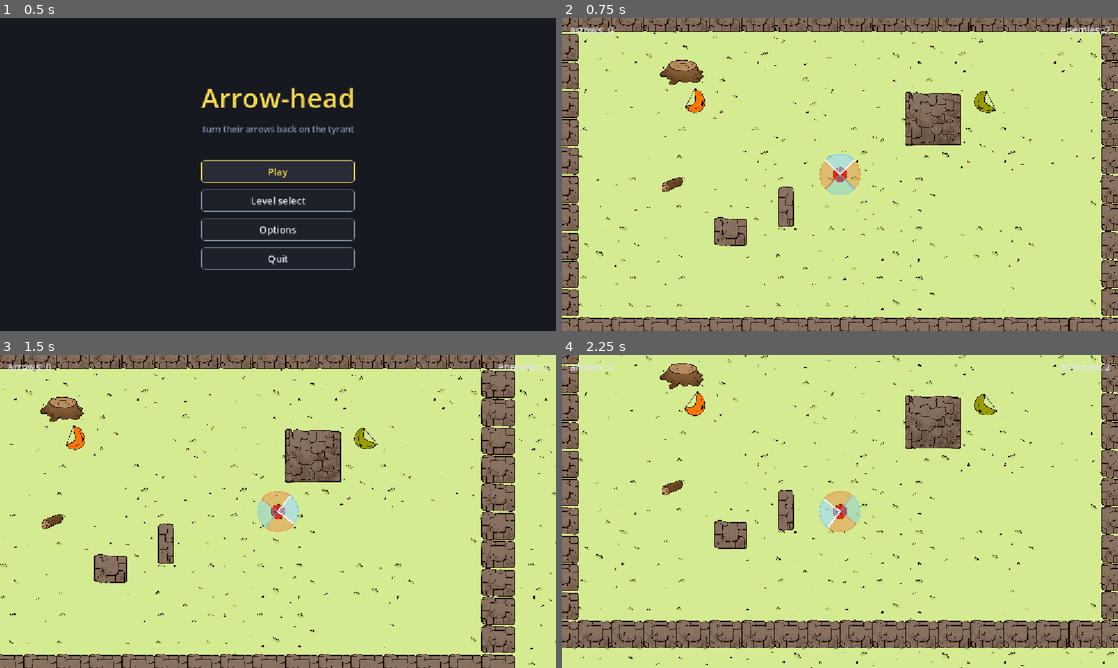
Above: before the commit, frames 1-4 (two rows, left to right).
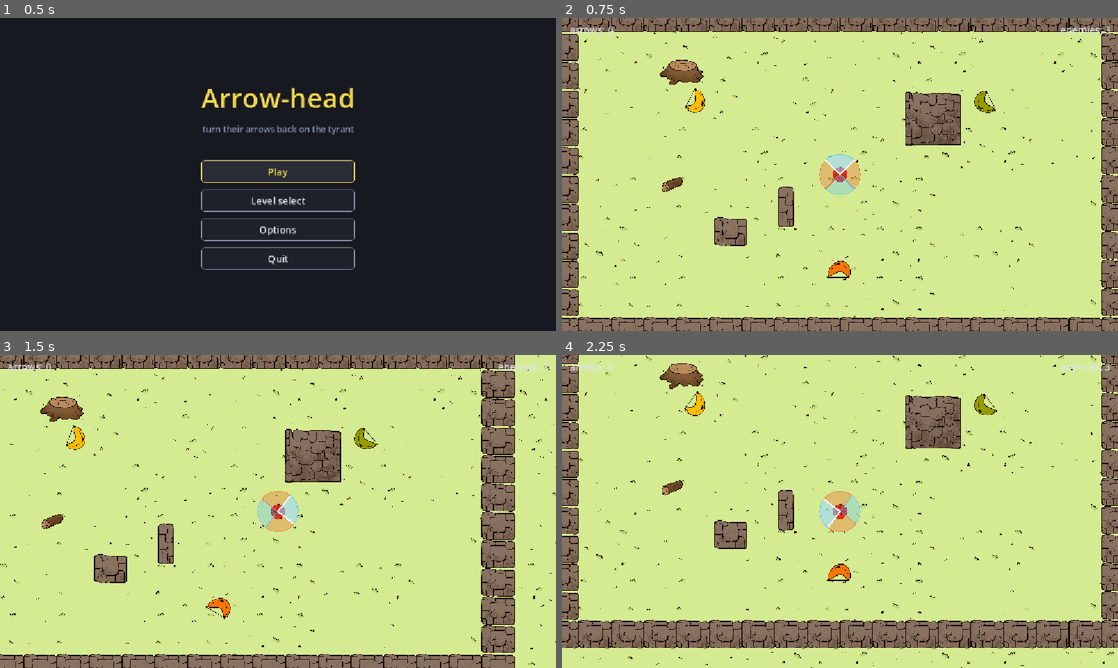
Above: after the commit, the same moments.

Repository: CasualShrub/arrow-head
Game: Godot game, scene res://scenes/ui/main_menu.tscn
Same seed, same stepped clock (60 frames per second), same inputs: the game is played once before the commit and once after it.
Inputs (mouse positions are in pixels of both pictures, inside the frame that each line leads up to):
- Up to frame 1 (0.5 s): no input
- Up to frame 2 (0.75 s): click "Play" at 0.5 s
- Up to frame 3 (1.5 s): tap Enter at 1.25 s; move the mouse to (400, 495) at 1.27 s; hold D (move_right) from 1.28 s (still down); hold Space (fire) from 1.28 s (still down); click (400, 495) at 1.42 s
- Up to frame 4 (2.25 s): move the mouse to (728, 527) at 2.02 s; release D (move_right) at 2.03 s; release Space (fire) at 2.03 s; hold S (move_down) from 2.03 s (still down); tap R at 2.1 s

Frame 1 is identical in both runs. In frame 2, 0.3% of the frame differs, in the area x 22-99%, y 2-84%; in frame 3, 0.3%; in frame 4, 0.3%.

Commit message:
level: regular enemy (top-left) + incendiary + frost (3 enemies)
restore a plain enemy firing regular/white arrows at top-left; incendiary fires from
the bottom, frost from top-right.

Diff:
--- a/scenes/level.tscn
+++ b/scenes/level.tscn
@@ -49,11 +49,15 @@
 [node name="Player" parent="." unique_id=508579643 instance=ExtResource("2_w8frs")]
 
 [node name="IncendiaryEnemy" parent="." node_paths=PackedStringArray("player") instance=ExtResource("15_e_inc")]
-position = Vector2(-300, -150)
+position = Vector2(0, 200)
 player = NodePath("../Player")
 
 [node name="FrostEnemy" parent="." node_paths=PackedStringArray("player") instance=ExtResource("16_e_frost")]
 position = Vector2(300, -150)
+player = NodePath("../Player")
+
+[node name="Enemy" parent="." node_paths=PackedStringArray("player") instance=ExtResource("2_w7c3h")]
+position = Vector2(-300, -150)
 player = NodePath("../Player")
 
 [node name="SectorDisplay" type="Node2D" parent="." unique_id=646221309 node_paths=PackedStringArray("player")]
